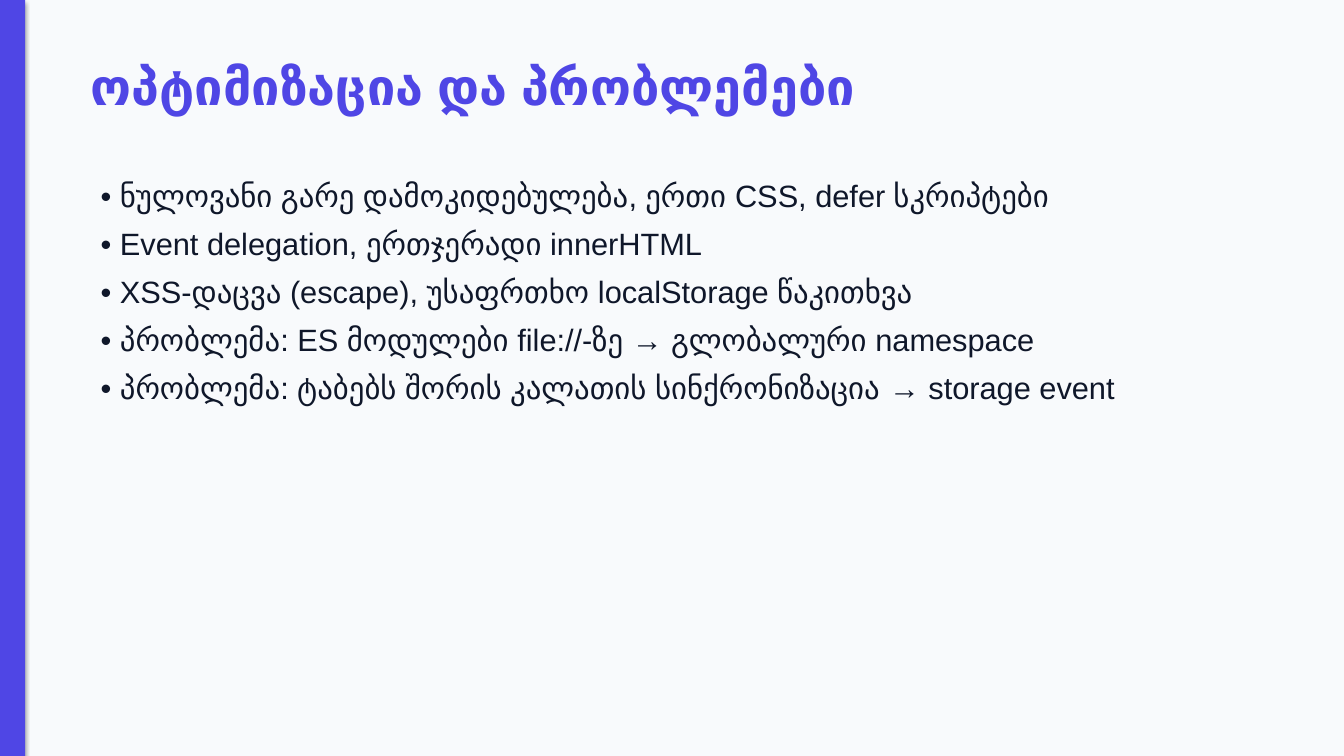
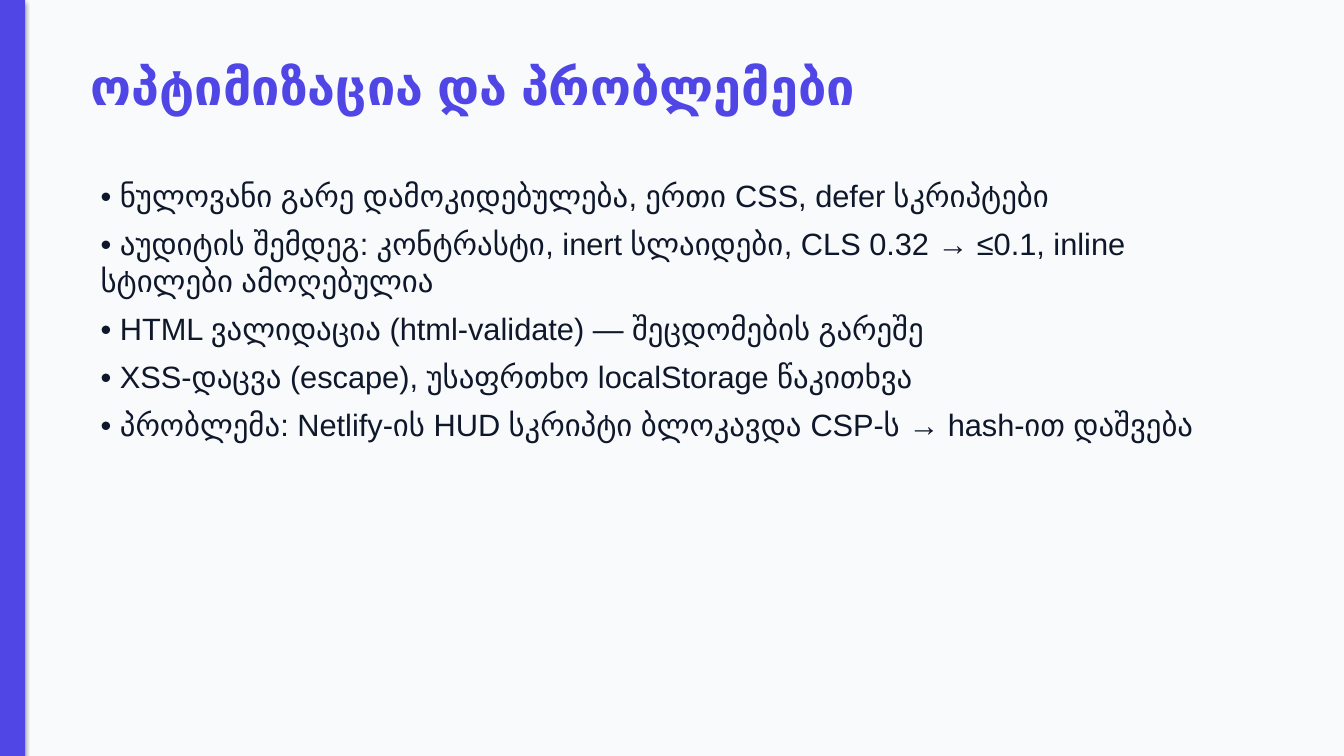
Before and after one commit to TornikeKhutsishvili/MarketPlace, a slide deck: slide 12 of docs/MarketPlace-პრეზენტაცია.pptx (slide 11 before the commit). Drawn at 1344x756 pixels with LibreOffice and Linux fonts; fonts in the diff are those of the drawing. Boxes give left, top, right and bottom in pixels: in the first picture for what was removed or moved away, otherwise in the second. Text is boxed around its words. In the diff, an @@ line names an element or a change of style, - is before the commit and + after.

```diff
--- a/docs/MarketPlace-პრეზენტაცია.pptx
+++ b/docs/MarketPlace-პრეზენტაცია.pptx
@@ text at [101,230,1125,347]: text changed @@
-• Event delegation, ერთჯერადი innerHTML
+• აუდიტის შემდეგ: კონტრასტი, inert სლაიდები, CLS 0.32 → ≤0.1, inline სტილები ამოღებულია
+• HTML ვალიდაცია (html-validate) — შეცდომების გარეშე
@@ text at [120,411,1193,443]: text changed @@
-• პრობლემა: ES მოდულები file://-ზე → გლობალური namespace
-• პრობლემა: ტაბებს შორის კალათის სინქრონიზაცია → storage event
+• პრობლემა: Netlify-ის HUD სკრიპტი ბლოკავდა CSP-ს → hash-ით დაშვება
```
Also in this commit, not shown: 3 other slides changed, 1 slide added, 4 other files.
